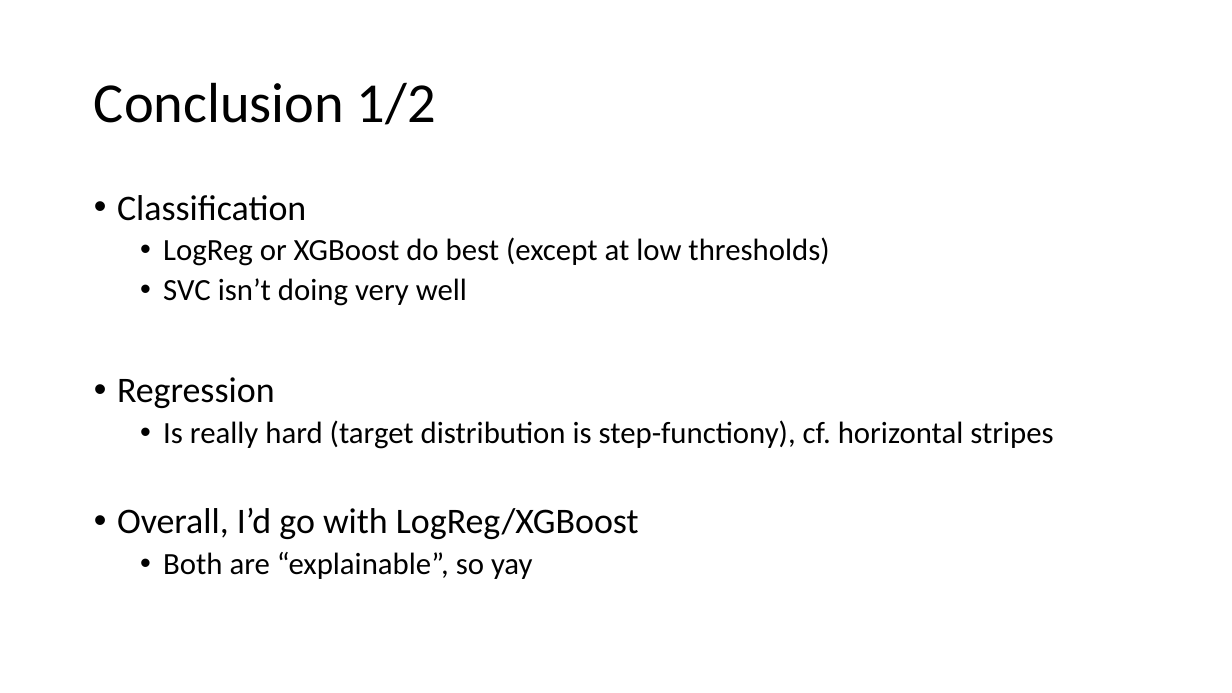
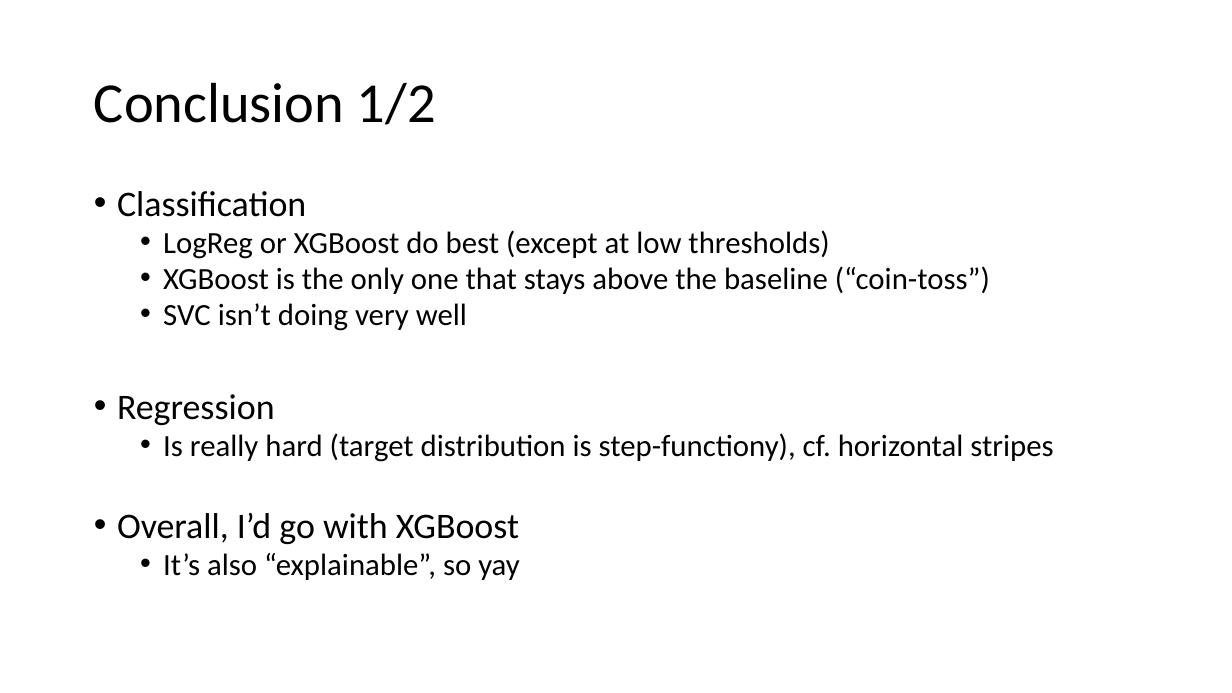
Before and after one commit to vhffm/biological-data, a slide deck: slide 12 of bio_slides.pptx. Drawn at 1232x693 pixels with LibreOffice and Linux fonts; fonts in the diff are those of the drawing. Boxes give left, top, right and bottom in pixels: in the first picture for what was removed or moved away, otherwise in the second. Text is boxed around its words. In the diff, an @@ line names an element or a change of style, - is before the commit and + after.

Commit message:
fix: wrong baseline for PR curve

```diff
--- a/bio_slides.pptx
+++ b/bio_slides.pptx
@@ text at bbox=[117, 191, 1053, 462]: line spacing 0.9 to 0.8 @@
@@ text at bbox=[163, 266, 990, 294]: paragraph added @@
+  • XGBoost is the only one that stays above the baseline (“coin-toss”)
@@ text at bbox=[117, 513, 520, 580]: text changed; size 28 to 24 pt @@
-• Overall, I’d go with LogReg/XGBoost
-  • Both are “explainable”, so yay
+• Overall, I’d go with XGBoost
+  • It’s also “explainable”, so yay
```
Also in this commit, not shown: 1 other slide changed, 2 other files.
